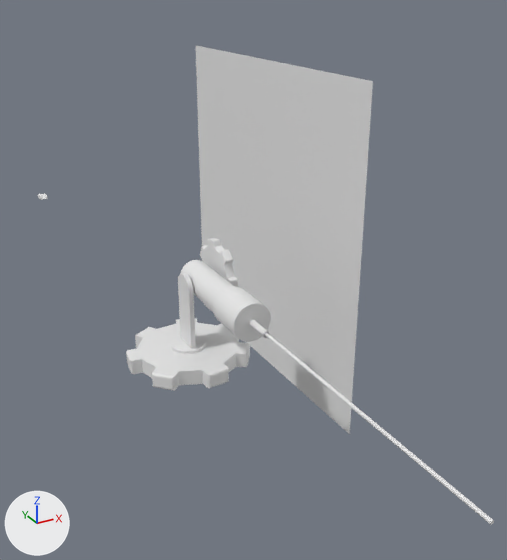
Renders of the glTF model public/model.glb from each side of a commit.
Before and after are seen from a 50 mm camera at (-19.6, -51.5, 20.4) aimed at (3.3, -9.9, -0.4). Arrows for +X, +Y and +Z are at lower left; the lights stay in place. The older version comes first. Where no turn or scale is listed for an object, it has been applied to the vertices.

The older version as bpy lines, for what is in view:
```python
me_cube = bpy.data.meshes.new('Cube')
me_cube.from_pydata(...)  # 50 vertices, 92 faces; spans x -0.18..0.18, y -1.01..0.99, z -2.73..3.03
me_cylinder_002 = bpy.data.meshes.new('Cylinder.002')
me_cylinder_002.from_pydata(...)  # 168 vertices, 332 faces; spans x -4.64..4.59, y -4.63..4.52, z -0.57..0.78
me_cylinder_008 = bpy.data.meshes.new('Cylinder.008')
me_cylinder_008.from_pydata(...)  # 64 vertices, 94 faces; spans x -0.1..0.1, y -26.3..-3.4, z -0.1..0.1
ob_gear2 = bpy.data.objects.new('gear2', me_cylinder_002)
ob_gear2.location = (-1.4, -8.28, -5.94)
ob_gear2socle = bpy.data.objects.new('gear2socle', me_cube)
ob_gear2socle.location = (-1.41, -8.24, -2.56)
ob_laser = bpy.data.objects.new('laser', me_cylinder_008)
ob_laser.location = (0.0, -10.09, -0.45)
# also in view: 'gear1' at (1.6, -7.5, -0.4); 'laserBase' at (0.0, -11.2, -0.4); 'wall' at (10.0, 0.0, 0.0)
```
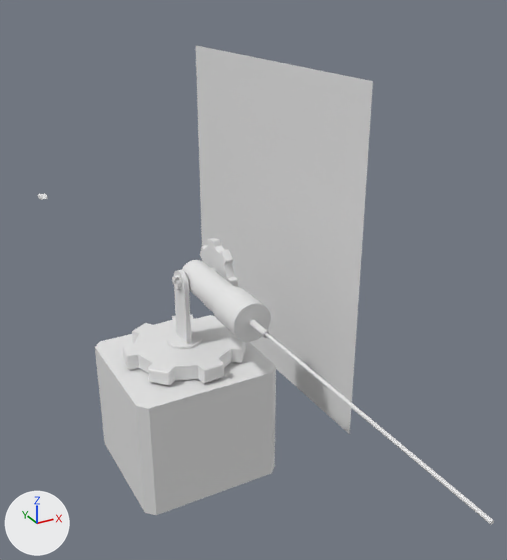
Where the change shows, as pixel boxes (x1, y1, x2, y2) in the pictures (507 x 560 px):
'socle1', added: after (95, 315, 276, 515)
'gear2', moved: before (126, 318, 250, 391); after (123, 315, 245, 386)
'gear2socle', moved: before (178, 273, 196, 349); after (174, 269, 191, 345)

What changed in the scene script:
```text
Add me_cube_001:
    me_cube_001.from_pydata(...)  # 24 vertices, 38 faces; spans x -5.79..5.25, y -5.85..4.91, z -8.27..1.0
Change ob_gear2:
    ob_gear2.location: (-1.4, -8.28, -5.94) -> (-1.4, -7.51, -5.94)
Change ob_gear2socle:
    ob_gear2socle.location: (-1.41, -8.24, -2.56) -> (-1.41, -7.47, -2.56)
Add ob_socle1:
    ob_socle1 = bpy.data.objects.new('socle1', me_cube_001)
    ob_socle1.location = (-1.28, -7.01, -7.68)
```
